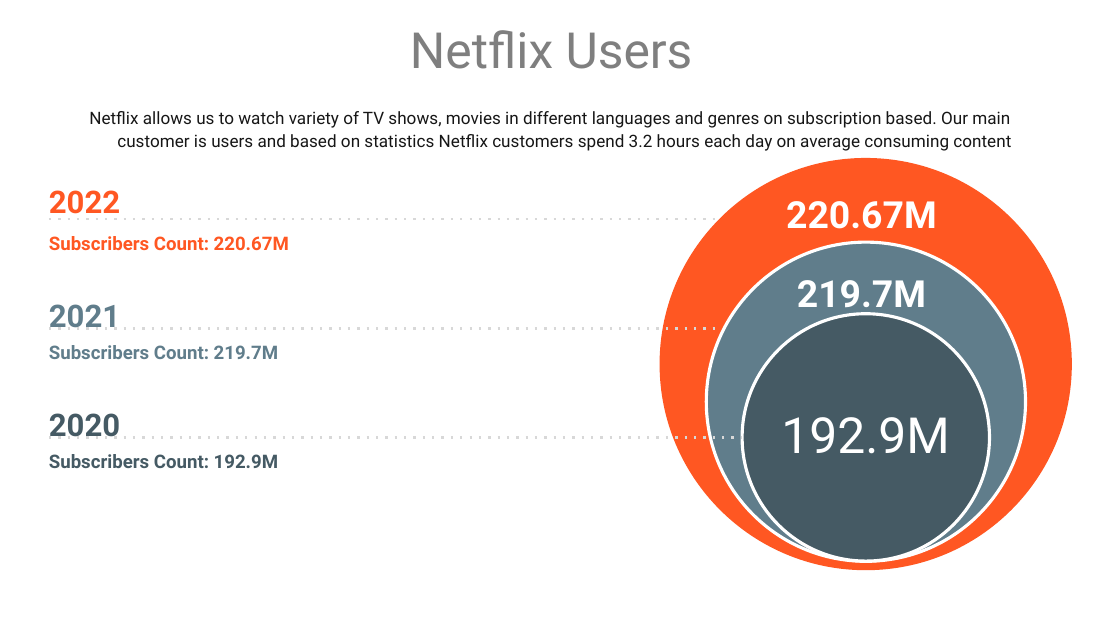
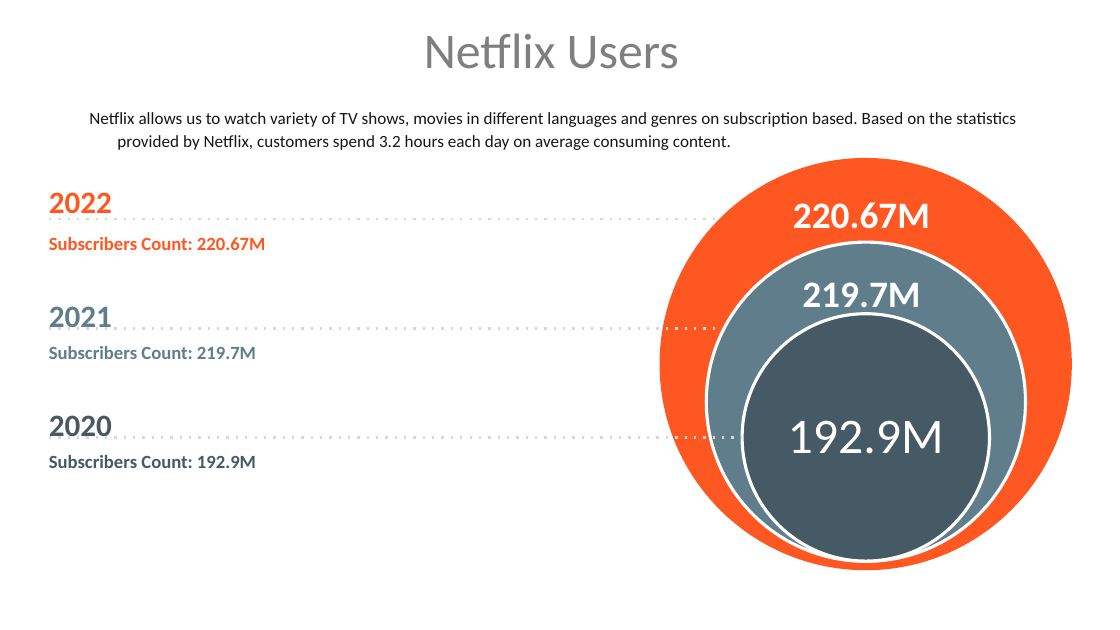
Before and after one commit to Distributed-and-scalable/Netflix-Recommendation-System, a slide deck: slide 2 of Pitch Deck Template_GROUP4.pptx. Drawn at 1120x630 pixels with LibreOffice and Linux fonts; fonts in the diff are those of the drawing. Boxes give left, top, right and bottom in pixels: in the first picture for what was removed or moved away, otherwise in the second. Text is boxed around its words. In the diff, an @@ line names an element or a change of style, - is before the commit and + after.

Commit message:
minor changes

```diff
--- a/Pitch Deck Template_GROUP4.pptx
+++ b/Pitch Deck Template_GROUP4.pptx
@@ text at <box>89,112,1016,150</box>: text changed; font Roboto to Calibri @@
-Netflix allows us to watch variety of TV shows, movies in different languages and genres on subscription based. Our main customer is users and based on statistics Netflix customers spend 3.2 hours each day on average consuming content
+Netflix allows us to watch variety of TV shows, movies in different languages and genres on subscription based. Based on the statistics provided by Netflix, customers spend 3.2 hours each day on average consuming content.
@@ font Roboto to Calibri in 10 elements at <box>424,33,679,69</box>, <box>743,314,990,561</box>, <box>793,202,930,229</box>, <box>802,282,920,317</box>, <box>49,415,112,436</box>, <box>49,455,256,468</box>, <box>49,306,112,327</box>, <box>49,346,256,359</box>, <box>49,192,112,214</box>, <box>49,237,266,250</box> @@
```
Also in this commit, not shown: 3 other slides changed.
